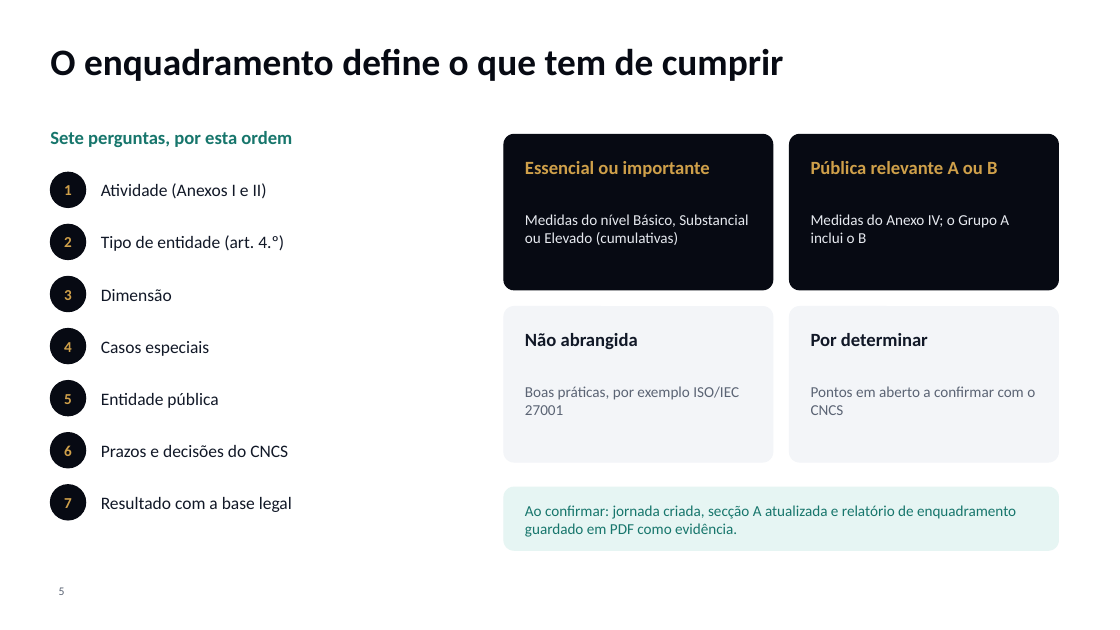
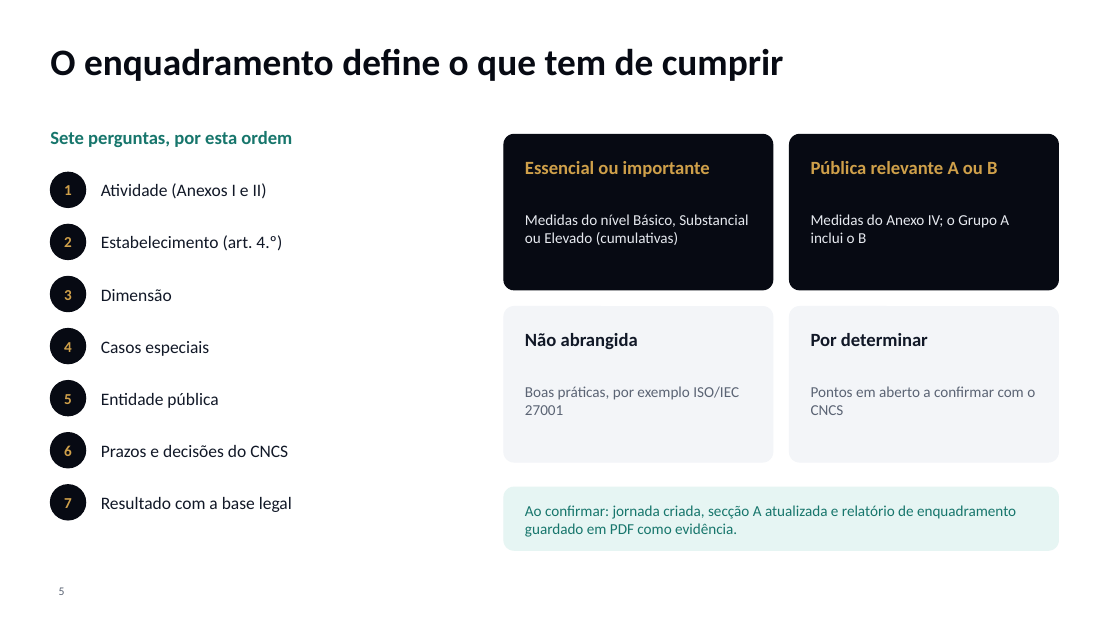
Before and after one commit to dbastoscarvalho23/Securematurity, a slide deck: slide 5 of docs/onboarding/AnkoraOne-Apresentacao-Onboarding.pptx. Drawn at 1120x630 pixels with LibreOffice and Linux fonts; fonts in the diff are those of the drawing; background and template pictures are left out. Boxes give left, top, right and bottom in pixels: in the first picture for what was removed or moved away, otherwise in the second. Text is boxed around its words. In the diff, an @@ line names an element or a change of style, - is before the commit and + after.

```diff
--- a/docs/onboarding/AnkoraOne-Apresentacao-Onboarding.pptx
+++ b/docs/onboarding/AnkoraOne-Apresentacao-Onboarding.pptx
@@ text at (101,235,282,251): text changed @@
-Tipo de entidade (art. 4.º)
+Estabelecimento (art. 4.º)
```
Also in this commit, not shown: 9 other slides changed, 2 slides added, 16 other files.
